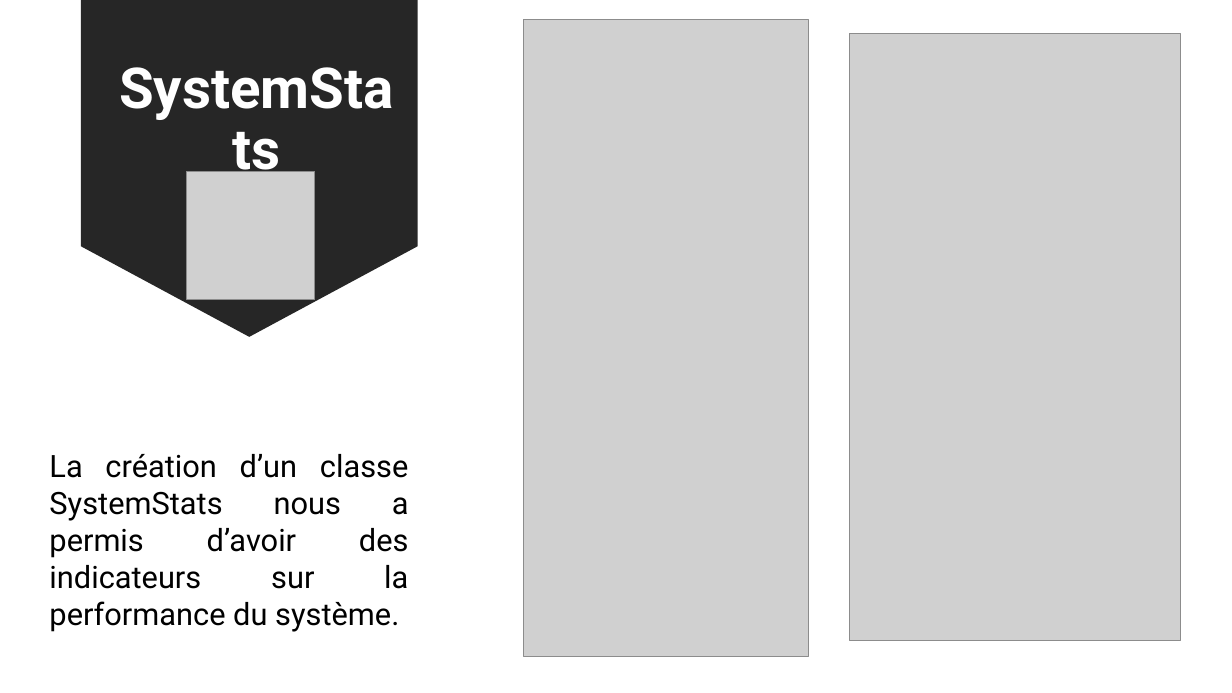
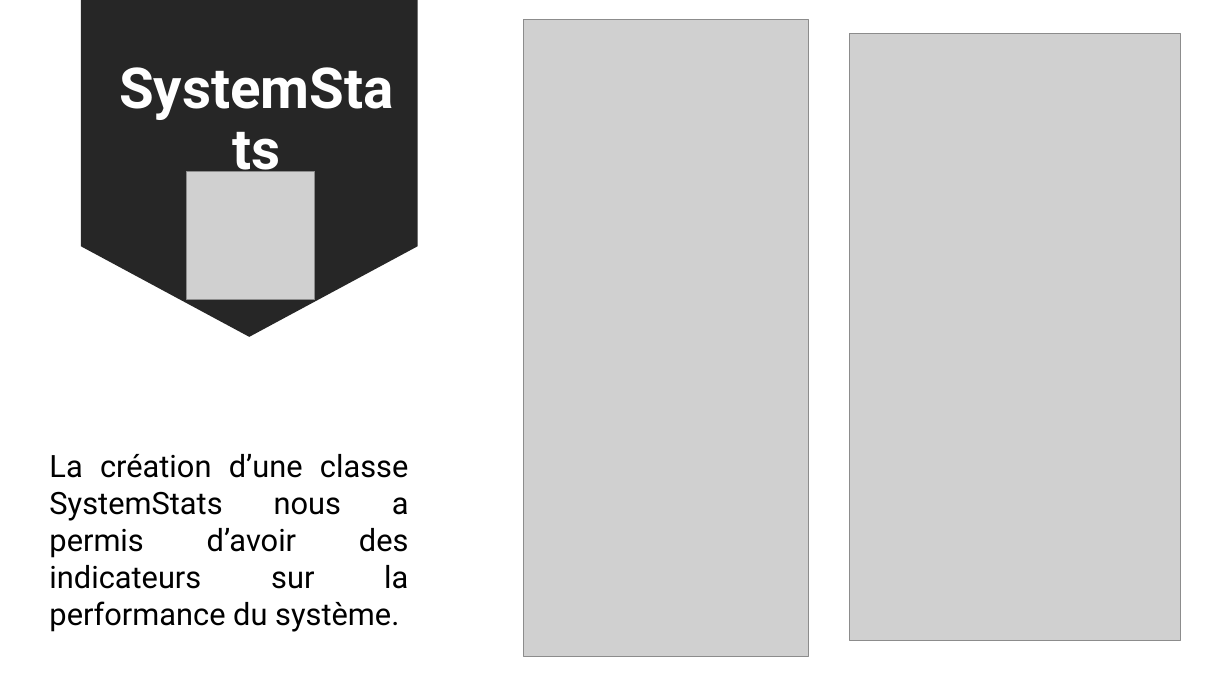
Before and after one commit to da-ekchajzer/POO_Ascenseur, a slide deck: slide 17 of Elements de rendu/Documentation Projet.pptx. Drawn at 1232x693 pixels with LibreOffice and Linux fonts; fonts in the diff are those of the drawing; grey boxes stand for pictures. Boxes give left, top, right and bottom in pixels: in the first picture for what was removed or moved away, otherwise in the second. Text is boxed around its words. In the diff, an @@ line names an element or a change of style, - is before the commit and + after.

```diff
--- a/Elements de rendu/Documentation Projet.pptx
+++ b/Elements de rendu/Documentation Projet.pptx
@@ text at (x1=49, y1=454, x2=409, y2=632): text changed @@
-La création d’un classe SystemStats nous a permis d’avoir des indicateurs sur la performance du système.
+La création d’une classe SystemStats nous a permis d’avoir des indicateurs sur la performance du système.
```
Also in this commit, not shown: 3 other slides changed, 1 other file.
